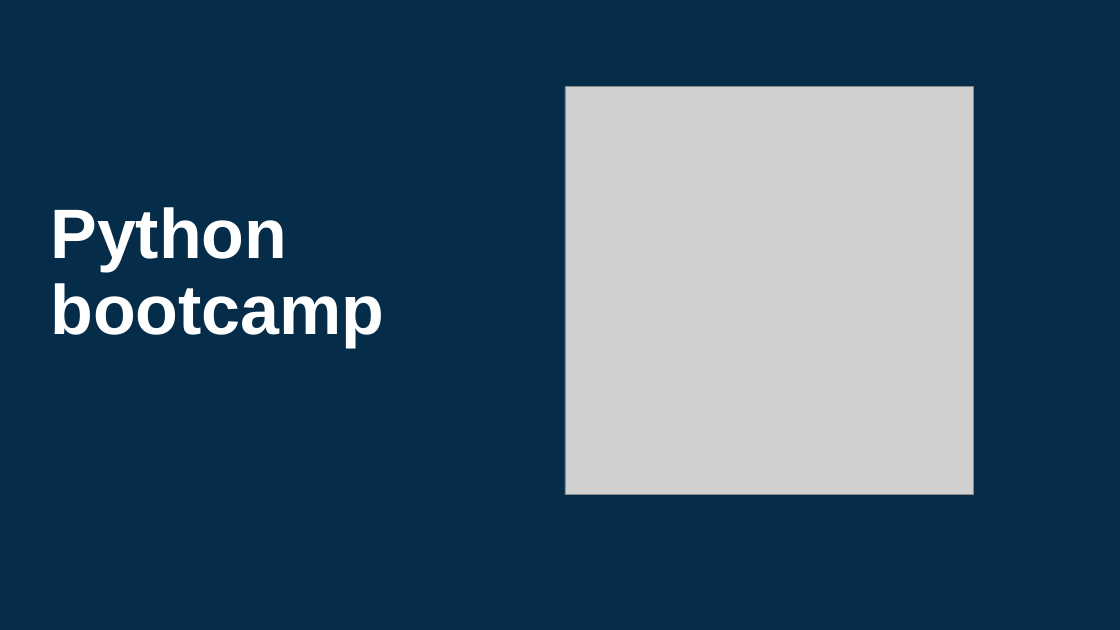
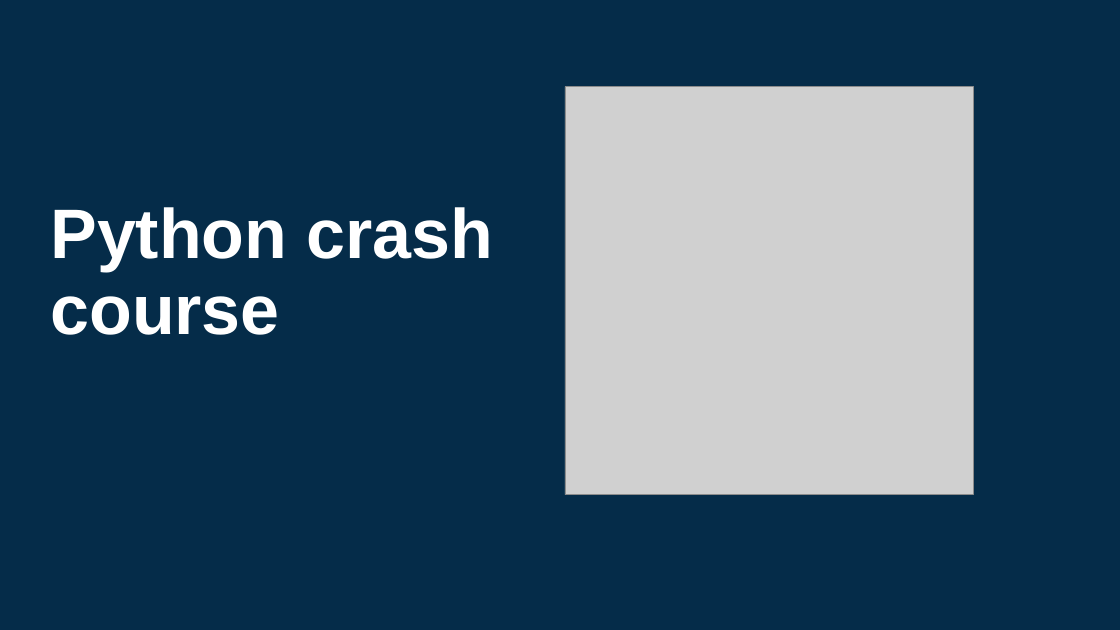
Before and after one commit to Regis-University-Data-Science/Python_bootcamp, a slide deck: slide 1 of Python.pptx. Drawn at 1120x630 pixels with LibreOffice and Linux fonts; fonts in the diff are those of the drawing; grey boxes stand for pictures; background and template pictures are left out. Boxes give left, top, right and bottom in pixels: in the first picture for what was removed or moved away, otherwise in the second. Text is boxed around its words. In the diff, an @@ line names an element or a change of style, - is before the commit and + after.

```diff
--- a/Python.pptx
+++ b/Python.pptx
@@ title at bbox=[50, 207, 494, 335]: text changed @@
-Python bootcamp
+Python crash course
```
Also in this commit, not shown: 2 other slides changed, 1 slide added, 2 other files.
